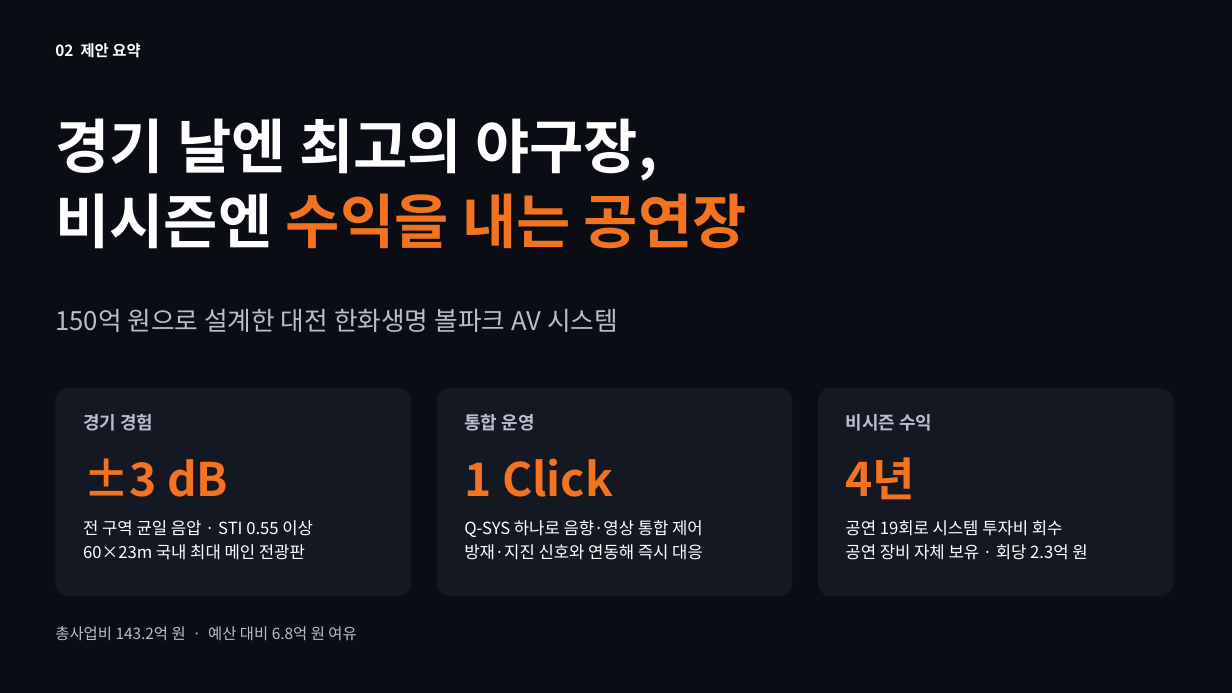
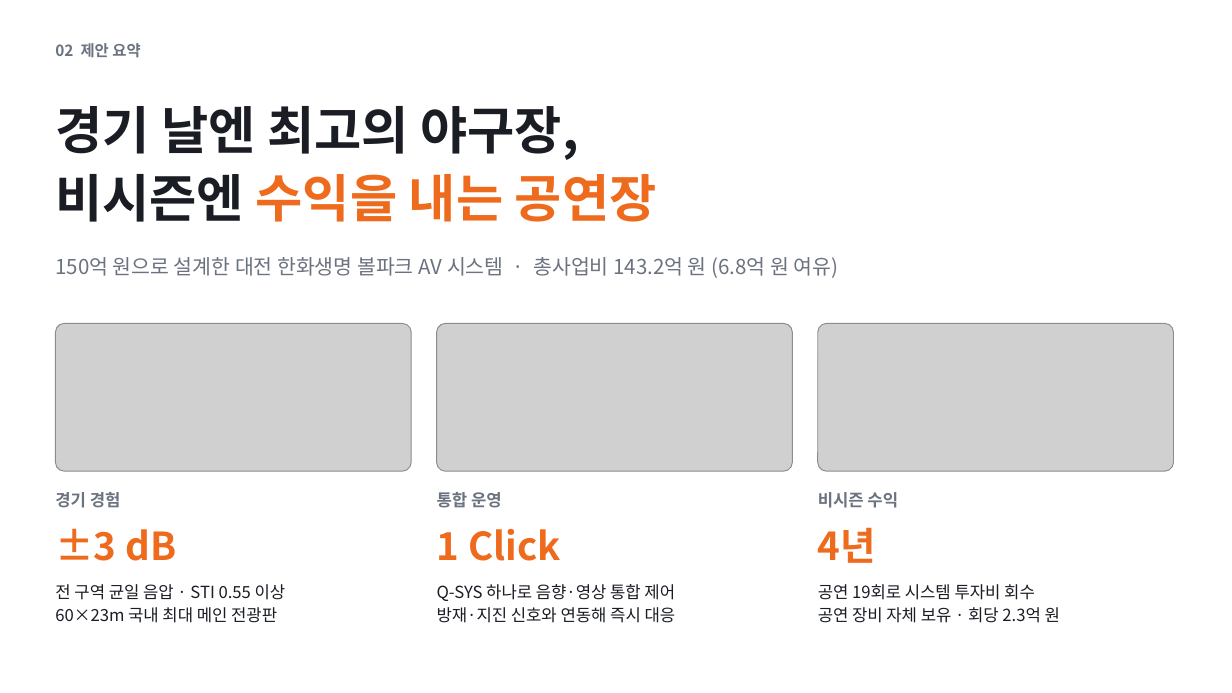
Before and after one commit to hsm554555/hsm554555.github.io, a slide deck: slide 2 of midterm/중간시험_홍성민.pptx. Drawn at 1232x693 pixels with LibreOffice and Linux fonts; fonts in the diff are those of the drawing; grey boxes stand for pictures; background and template pictures are left out. Boxes give left, top, right and bottom in pixels: in the first picture for what was removed or moved away, otherwise in the second. Text is boxed around its words. In the diff, an @@ line names an element or a change of style, - is before the commit and + after.

```diff
--- a/midterm/중간시험_홍성민.pptx
+++ b/midterm/중간시험_홍성민.pptx
@@ background picture (left out) to #FFFFFF @@
@@ rectangle removed at (x1=0, y1=0, x2=1232, y2=693) @@
@@ text "02 제안 요약" at (x1=55, y1=43, x2=140, y2=58): text colour #FFFFFF to #6B7280 @@
@@ text "경기 날엔 최고의 야구장," moved from (x1=55, y1=118, x2=747, y2=249) to (x1=55, y1=106, x2=657, y2=222) @@
@@ text "경기 날엔 최고의 야구장," at (x1=55, y1=106, x2=657, y2=222): size 46 to 40 pt; text colour #FFFFFF to #1A1D24 in "경기 날엔 최고의 야구장,", "비시즌엔"; text colour #F37321 to #EE6A1C in "수익을 내는 공연장"; line spacing 1.05 to 1.1 @@
@@ text at (x1=55, y1=257, x2=839, y2=278): text changed; size 20 to 16 pt; text colour #B8BFCC to #6B7280 @@
-150억 원으로 설계한 대전 한화생명 볼파크 AV 시스템
+150억 원으로 설계한 대전 한화생명 볼파크 AV 시스템 · 총사업비 143.2억 원 (6.8억 원 여유)
@@ picture added at (x1=55, y1=323, x2=411, y2=471) @@
@@ picture added at (x1=436, y1=323, x2=792, y2=471) @@
@@ picture added at (x1=818, y1=323, x2=1174, y2=471) @@
@@ rounded rectangle removed at (x1=55, y1=388, x2=411, y2=596) @@
@@ rounded rectangle removed at (x1=436, y1=388, x2=792, y2=596) @@
@@ rounded rectangle removed at (x1=818, y1=388, x2=1174, y2=596) @@
@@ text "경기 경험" moved from (x1=83, y1=414, x2=153, y2=431) to (x1=55, y1=492, x2=121, y2=508) @@
@@ text "통합 운영" moved from (x1=464, y1=414, x2=534, y2=431) to (x1=437, y1=492, x2=502, y2=508) @@
@@ size 14 to 13 pt, text colour #B8BFCC to #6B7280 in 3 elements at (x1=55, y1=492, x2=121, y2=508), (x1=437, y1=492, x2=502, y2=508), (x1=818, y1=492, x2=898, y2=508) @@
@@ text "비시즌 수익" moved from (x1=845, y1=414, x2=932, y2=431) to (x1=818, y1=492, x2=898, y2=508) @@
@@ text "±3 dB" moved from (x1=83, y1=458, x2=228, y2=497) to (x1=55, y1=528, x2=176, y2=561) @@
@@ text "1 Click" moved from (x1=464, y1=458, x2=613, y2=497) to (x1=437, y1=529, x2=561, y2=561) @@
@@ size 36 to 30 pt, text colour #F37321 to #EE6A1C in 3 elements at (x1=55, y1=528, x2=176, y2=561), (x1=437, y1=529, x2=561, y2=561), (x1=818, y1=527, x2=876, y2=563) @@
@@ text "4년" moved from (x1=845, y1=457, x2=915, y2=500) to (x1=818, y1=527, x2=876, y2=563) @@
@@ text "전 구역 균일 음압 · ..." moved from (x1=83, y1=520, x2=313, y2=560) to (x1=55, y1=584, x2=286, y2=623) @@
@@ text "Q-SYS 하나로 음향·영상 통합 제어" moved from (x1=464, y1=520, x2=703, y2=560) to (x1=437, y1=584, x2=676, y2=623) @@
@@ text colour #FFFFFF to #1A1D24; less space between paragraphs in 3 elements at (x1=437, y1=584, x2=676, y2=623), (x1=55, y1=584, x2=286, y2=623), (x1=818, y1=584, x2=1060, y2=623) @@
@@ text "공연 19회로 시스템 투자비 회수" moved from (x1=845, y1=520, x2=1087, y2=560) to (x1=818, y1=584, x2=1060, y2=623) @@
@@ text removed at (x1=55, y1=626, x2=356, y2=640) @@
-총사업비 143.2억 원 · 예산 대비 6.8억 원 여유
```
Also in this commit, not shown: 1 other slide changed, 1 other file.
